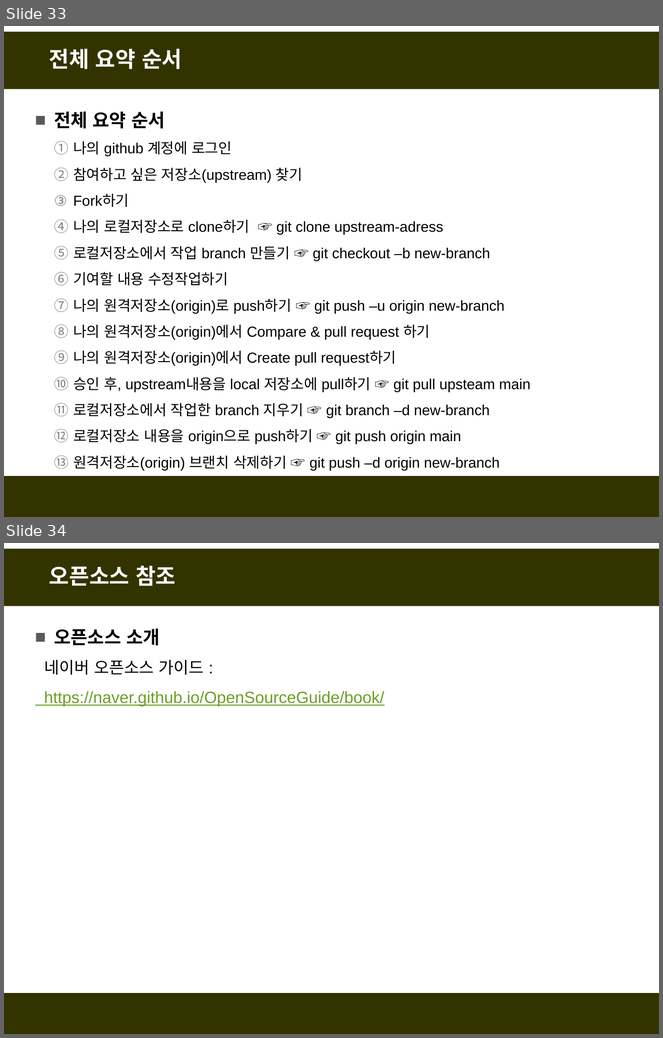
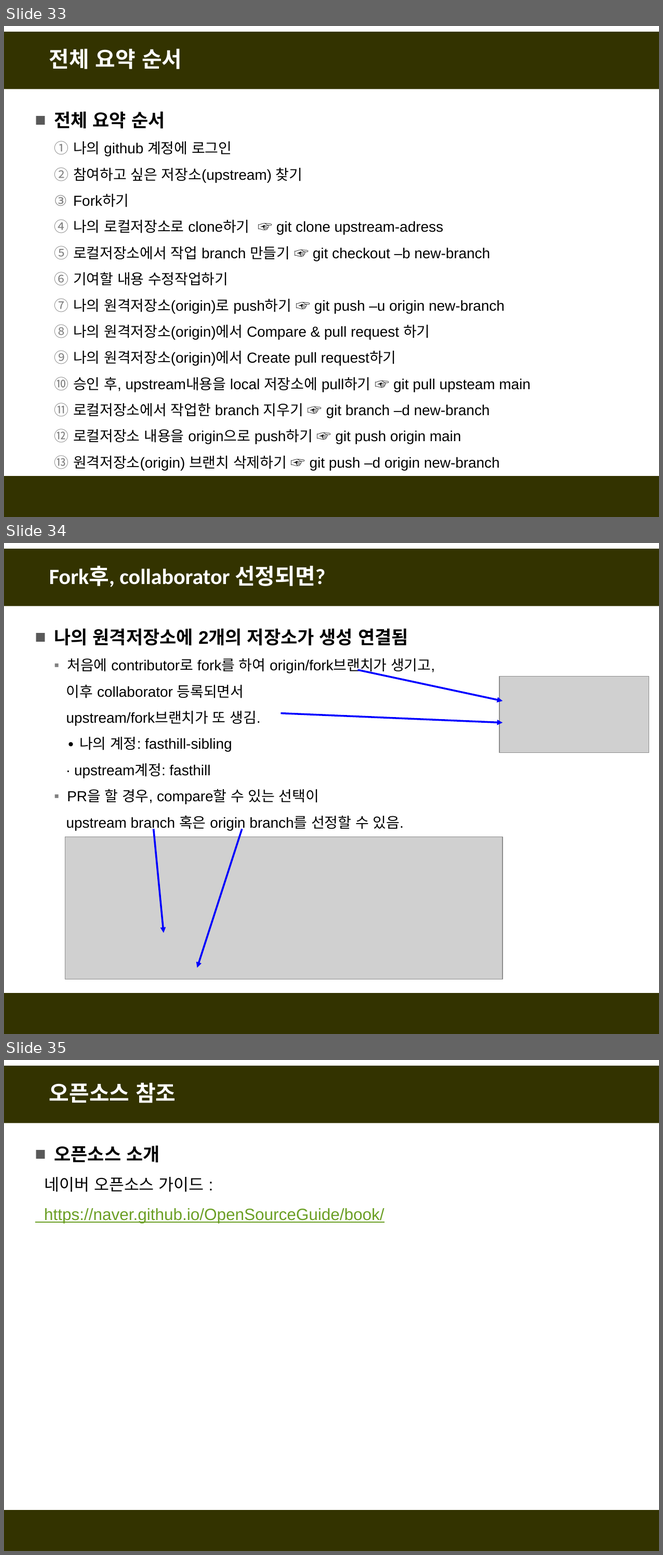
Before and after one commit to fasthill/github-lecture, a slide deck: git및github첫걸음3-forkclonePR.pptx. Shown one above the other, each under a label of ours: slides 33 and 34 before the commit, slides 33, 34 and 35 after it. The pictures are 663x1038 and 663x1555 pixels, drawn with LibreOffice and Linux fonts; fonts in the diff are those of the drawing; grey boxes stand for pictures. Boxes give left, top, right and bottom in pixels: in the first picture for what was removed or moved away, otherwise in the second. Text is boxed around its words. In the diff, an @@ line names an element or a change of style, - is before the commit and + after.

```diff
--- a/git및github첫걸음3-forkclonePR.pptx
+++ b/git및github첫걸음3-forkclonePR.pptx
@@ slide 34 added at (x1=4, y1=543, x2=659, y2=1034), background #FFFFFF; not listed: 2 template elements that a slide beside it also shows @@
@@ title added at (x1=49, y1=565, x2=325, y2=587), 24 pt, text #FFFFFF, bold @@
+Fork후, collaborator 선정되면?
@@ text added at (x1=54, y1=628, x2=435, y2=831), 16 pt, text #000000 @@
+■ 나의 원격저장소에 2개의 저장소가 생성 연결됨
+  ▪ 처음에 contributor로 fork를 하여 origin/fork브랜치가 생기고,
+  이후 collaborator 등록되면서
+  upstream/fork브랜치가 또 생김.
+  ∙ 나의 계정: fasthill-sibling
+  ∙ upstream계정: fasthill
+  ▪ PR을 할 경우, compare할 수 있는 선택이
+  upstream branch 혹은 origin branch를 선정할 수 있음.
@@ arrow added from (358, 670) to (503, 701), #0000FF 2 pt @@
@@ picture added at (x1=500, y1=677, x2=649, y2=753) @@
@@ arrow added from (281, 714) to (503, 722), #0000FF 2 pt @@
@@ picture added at (x1=65, y1=837, x2=503, y2=980) @@
@@ arrow added from (153, 830) to (164, 933), #0000FF 2 pt @@
@@ arrow added from (242, 830) to (197, 968), #0000FF 2 pt @@
@@ what was slide 34 is now slide 35 @@
```
